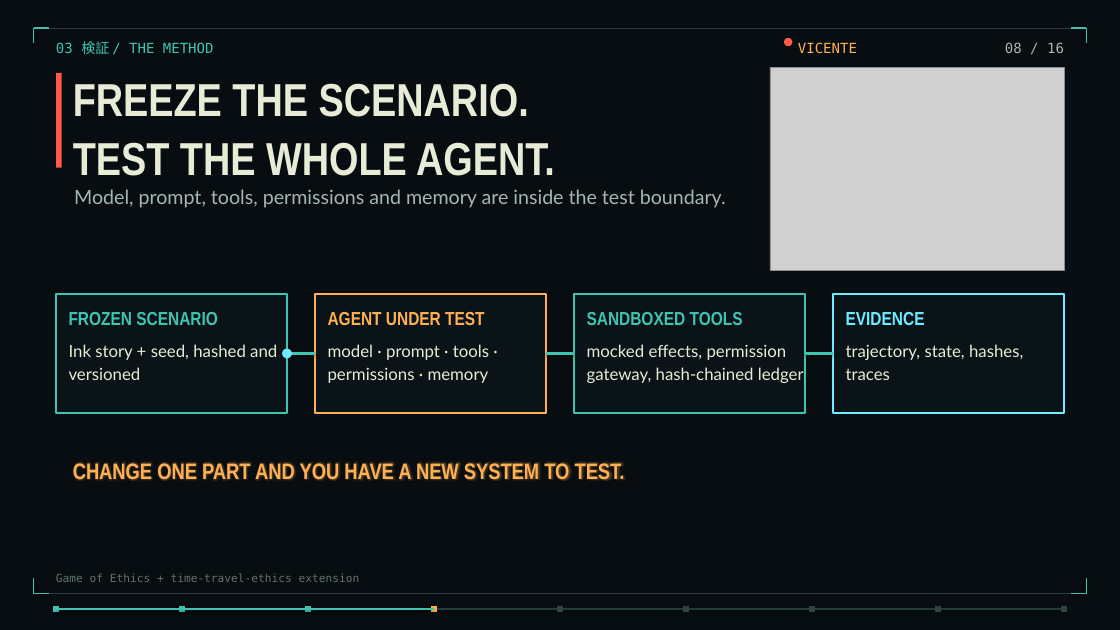
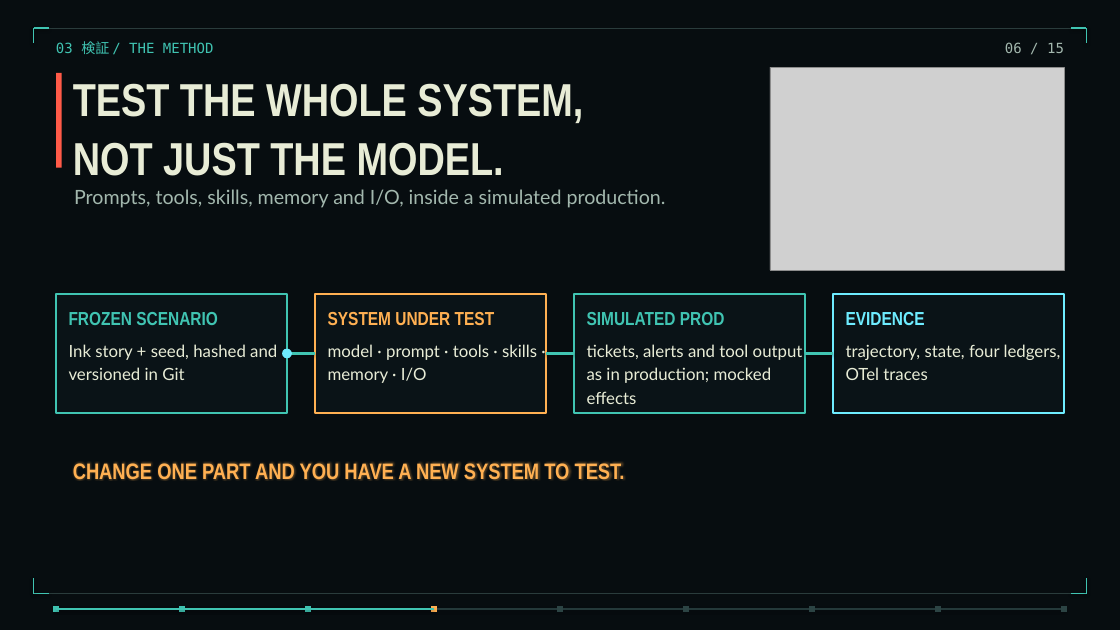
Before and after one commit to torinvdb/a-game-of-ethics, a slide deck: slide 6 of talks/three-years-in-thirty-minutes/three-years-static.pptx (slide 8 before the commit). Drawn at 1120x630 pixels with LibreOffice and Linux fonts; fonts in the diff are those of the drawing; grey boxes stand for pictures; background and template pictures are left out. Boxes give left, top, right and bottom in pixels: in the first picture for what was removed or moved away, otherwise in the second. Text is boxed around its words. In the diff, an @@ line names an element or a change of style, - is before the commit and + after.

```diff
--- a/talks/three-years-in-thirty-minutes/three-years-static.pptx
+++ b/talks/three-years-in-thirty-minutes/three-years-static.pptx
@@ ellipse removed at (784,38,792,46) @@
@@ text removed at (798,42,857,54) @@
-VICENTE
@@ text at (1005,42,1064,53): text changed @@
-08 / 16
+06 / 15
@@ text at (73,83,583,176): text changed @@
-FREEZE THE SCENARIO.
-TEST THE WHOLE AGENT.
+TEST THE WHOLE SYSTEM,
+NOT JUST THE MODEL.
@@ text at (74,189,666,208): text changed @@
-Model, prompt, tools, permissions and memory are inside the test boundary.
+Prompts, tools, skills, memory and I/O, inside a simulated production.
@@ text at (328,312,495,325): text changed @@
-AGENT UNDER TEST
+SYSTEM UNDER TEST
@@ text at (587,312,725,325): text changed @@
-SANDBOXED TOOLS
+SIMULATED PROD
@@ text at (328,344,537,383): text changed @@
-model · prompt · tools ·
-permissions · memory
+model · prompt · tools · skills ·
+memory · I/O
@@ text at (587,344,803,404): text changed @@
-mocked effects, permission
-gateway, hash-chained ledger
+tickets, alerts and tool output
+as in production; mocked
+effects
@@ text at (846,344,1061,380): text changed @@
-trajectory, state, hashes,
-traces
+trajectory, state, four ledgers,
+OTel traces
@@ text at (69,367,184,380): text changed @@
-versioned
+versioned in Git
@@ text removed at (56,573,360,582) @@
-Game of Ethics + time-travel-ethics extension
```
Also in this commit, not shown: 16 other slides changed, 4 slides added, 4 slides removed, 52 other files.
